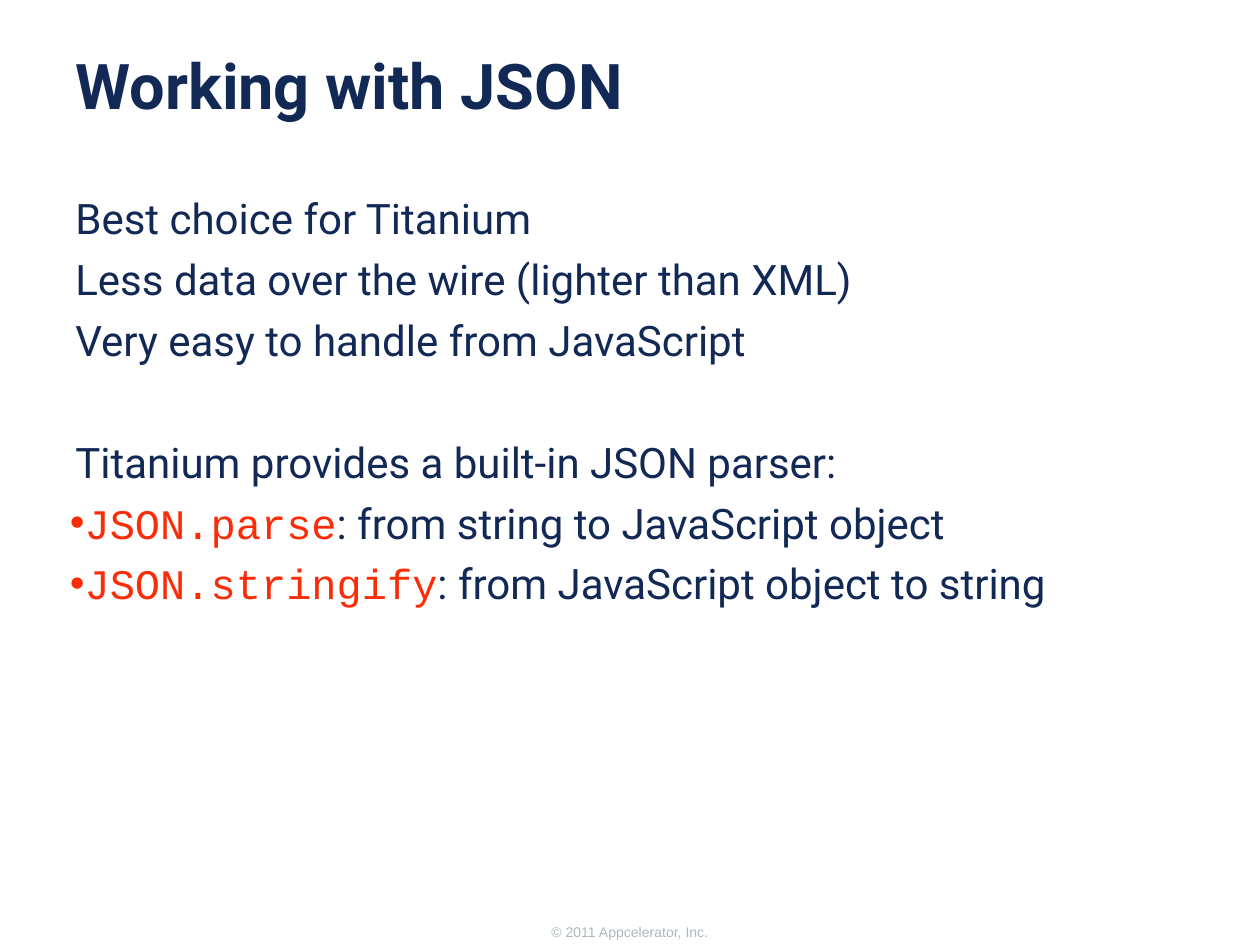
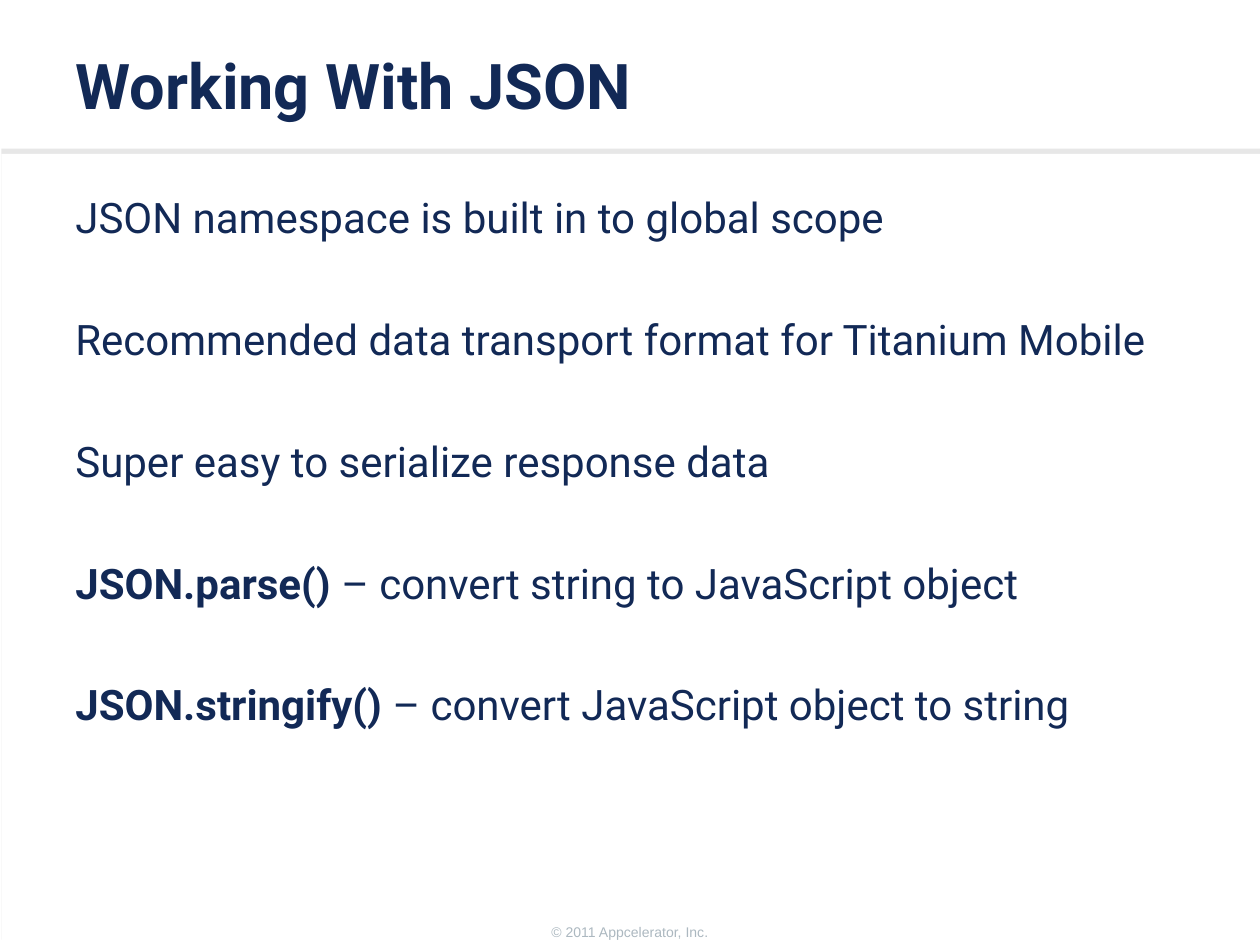
Before and after one commit to appcelerator-training-archive/tcad_certification, a slide deck: slide 8 of 260/260.ppt (slide 12 before the commit). Drawn at 1260x945 pixels with LibreOffice and Linux fonts; fonts in the diff are those of the drawing; background and template pictures are left out. Boxes give left, top, right and bottom in pixels: in the first picture for what was removed or moved away, otherwise in the second. Text is boxed around its words. In the diff, an @@ line names an element or a change of style, - is before the commit and + after.

```diff
--- a/260/260.ppt
+++ b/260/260.ppt
@@ title at box(76, 61, 632, 122): text changed @@
-Working with JSON
+Working With JSON
@@ rectangle added at box(1, 154, 1260, 945), fill #FFFFFF @@
@@ text at box(75, 201, 1145, 729): text changed @@
-Best choice for Titanium
-Less data over the wire (lighter than XML)
-Very easy to handle from JavaScript
-Titanium provides a built-in JSON parser:
-• JSON.parse: from string to JavaScript object
-• JSON.stringify: from JavaScript object to string
+JSON namespace is built in to global scope
+Recommended data transport format for Titanium Mobile
+Super easy to serialize response data
+JSON.parse() – convert string to JavaScript object
+JSON.stringify() – convert JavaScript object to string
```
Also in this commit, not shown: 5 other slides changed, 9 slides added, 13 slides removed, 16 other files.
